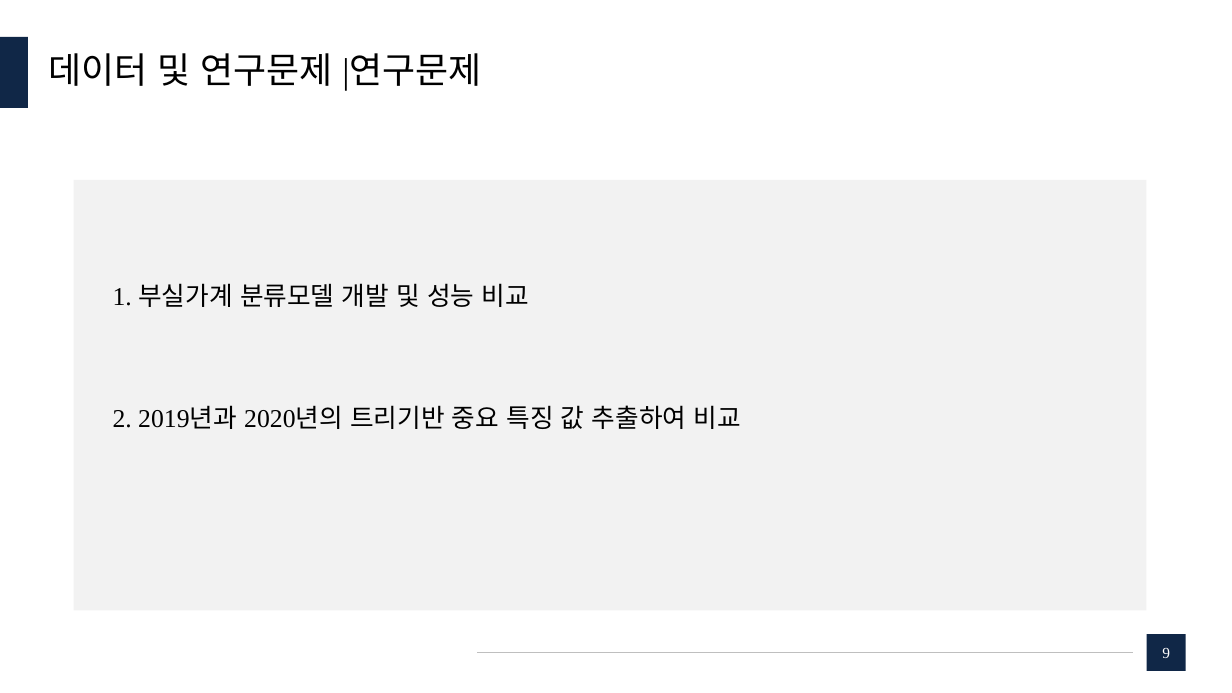
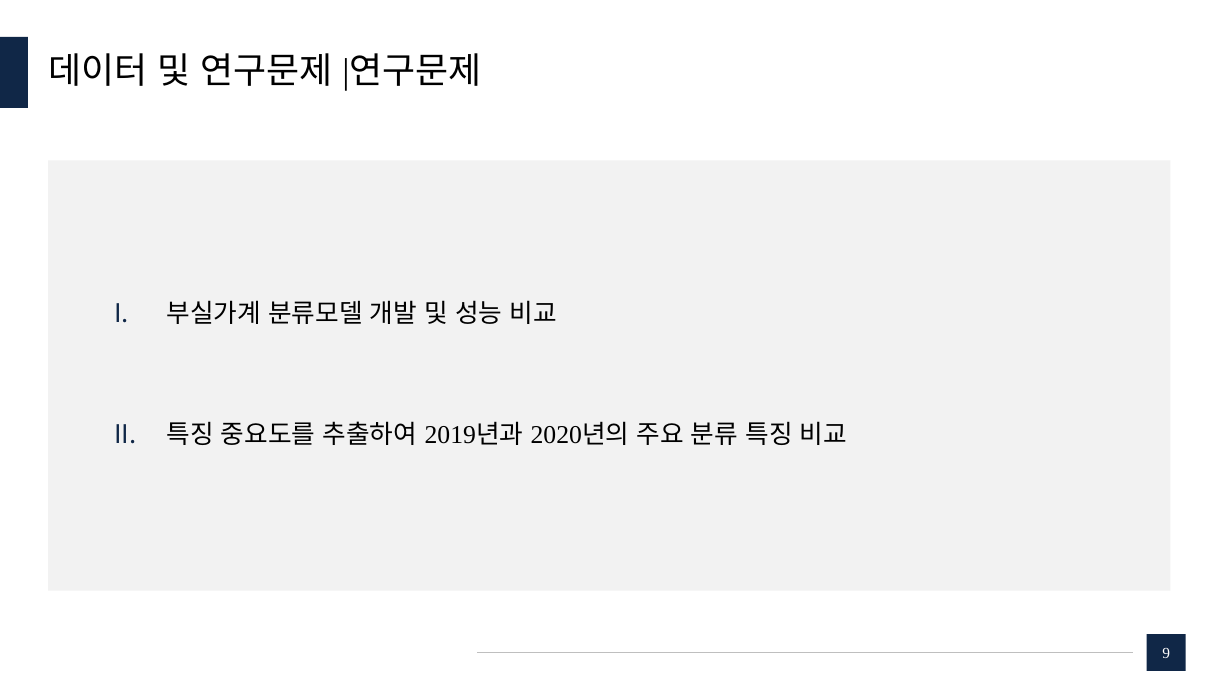
Before and after one commit to dudungE/Competition, a slide deck: slide 9 of ppt/부실가계분류모델에 관한 연구.pptx. Drawn at 1232x693 pixels with LibreOffice and Linux fonts; fonts in the diff are those of the drawing. Boxes give left, top, right and bottom in pixels: in the first picture for what was removed or moved away, otherwise in the second. Text is boxed around its words. In the diff, an @@ line names an element or a change of style, - is before the commit and + after.

```diff
--- a/ppt/부실가계분류모델에 관한 연구.pptx
+++ b/ppt/부실가계분류모델에 관한 연구.pptx
@@ rectangle: place and size @@
-rectangle at <box>74,180,1147,611</box>
+rectangle at <box>48,160,1171,591</box>
@@ text at <box>166,300,847,445</box>: text changed @@
-1. 부실가계 분류모델 개발 및 성능 비교
-2. 2019년과 2020년의 트리기반 중요 특징 값 추출하여 비교
+I. 부실가계 분류모델 개발 및 성능 비교
+II. 특징 중요도를 추출하여 2019년과 2020년의 주요 분류 특징 비교
```
Also in this commit, not shown: 22 other slides changed.
